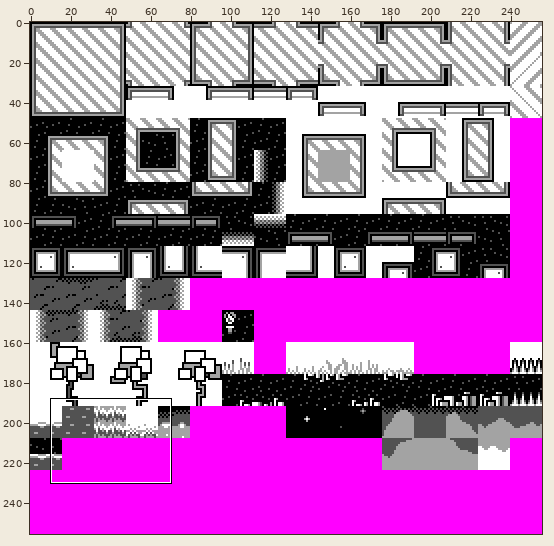
Two versions of one sprite sheet, data/blocks.def.png. Above: a wide view before the commit, with the close-up outlined.
Close-up. Old version:
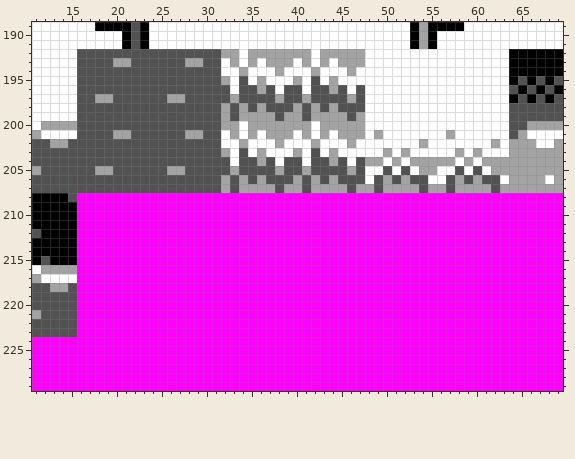
The file is 256x256 pixels. Shown: x 11..69, y 189..229.
And afterwards:
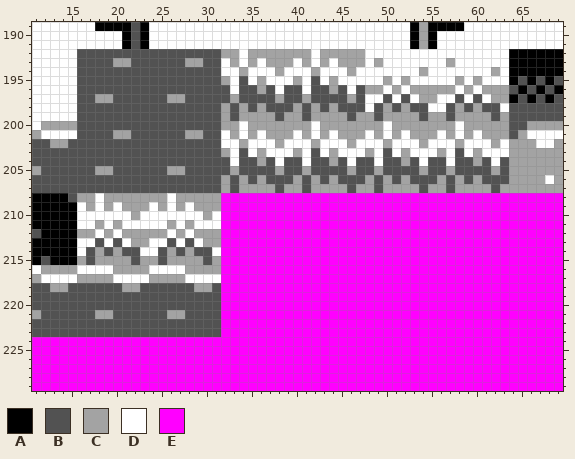
Palette (. is transparent): A #000000  B #525252  C #a3a3a3  D #ffffff  E #ff00ff
Difference:
@@ x 11..69 @@
 192 DDDDDBBBBBBBBBBBBBBBBCCDCCCCCCCDCCCCCDDDDDDDDDDDDDDDDAAAAAA
-193 DDDDDBBBBCCBBBBBBCCBBDCDCDCCCDCDCDCCCDDDDDDDDDDDDDDDDAAAAAA
-194 DDDDDBBBBBBBBBBBBBBBBDDCDDDCDDDCDDDCDDDDDDDDDDDDDDDDDAAAAAA
-195 DDDDDBBBBBBBBBBBBBBBBCDBDCDDDCDBDCDDDDDDDDDDDDDDDDDDDABABAB
-196 DDDDDBBBBBBBBBBBBBBBBBDBBCBDBBDBBCBDBDDDDDDDDDDDDDDDDBABABA
-197 DDDDDBBCCBBBBBBCCBBBBBCBBBBCBBCBBBBCBDDDDDDDDDDDDDDDDABABAB
-198 DDDDDBBBBBBBBBBBBBBBBCBCBCBBBCBCBCBBBDDDDDDDDDDDDDDDDBBBBBB
-199 DDDDDBBBBBBBBBBBBBBBBCBCCCCBCCBCCCCBCDDDDDDDDDDDDDDDDBBBBBB
-200 DCCCCBBBBBBBBBBBBBBBBCCDCCCCCCCDCCCCCDDDDDDDDDDDDDDDDBBCCCC
-201 CDDDDBBBBCCBBBBBBCCBBDCDCDCCCDCDCDCCCDCDDDDDDDCDDDDDDBCDDDD
-202 BBCCBBBBBBBBBBBBBBBBBDDCDDDCDDDCDDDCDDDDDDDCDDDDDDDCDCCCDDC
-203 BBBBBBBBBBBBBBBBBBBBBCDBDCDDDCDBDCDDDDDCDCDDDDDCDCDDDCCCCCC
-204 BBBBBBBBBBBBBBBBBBBBBBDBBCBDBBDBBCBDBCCDCDCCCCCDCDCCCCCCCCC
-205 CBBBBBBCCBBBBBBCCBBBBBCBBBBCBBCBBBBCBDDBDBDCCDDBDBDCCCCCCCC
-206 BBBBBBBBBBBBBBBBBBBBBCBCBCBBBCBCBCBBBDBCBCBBDDBCBCBBDCCCCDC
+193 DDDDDBBBBCCBBBBBBCCBBDCDCDCCCDCDCDCCCDCDDDDDDDCDDDDDDAAAAAA
+194 DDDDDBBBBBBBBBBBBBBBBDDCDDDCDDDCDDDCDDDDDDDCDDDDDDDCDAAAAAA
+195 DDDDDBBBBBBBBBBBBBBBBCDBDCDDDCDBDCDDDDDCDCDDDDDCDCDDDABABAB
+196 DDDDDBBBBBBBBBBBBBBBBBDBBCBDBBDBBCBDBCCDCDCCCCCDCDCCCBABABA
+197 DDDDDBBCCBBBBBBCCBBBBBCBBBBCBBCBBBBCBDDBDBDCCDDBDBDCCABABAB
+198 DDDDDBBBBBBBBBBBBBBBBCBCBCBBBCBCBCBBBDBCBCBBDDBCBCBBDBBBBBB
+199 DDDDDBBBBBBBBBBBBBBBBCBCCCCBCCBCCCCBCCBCCCCBCCBCCCCBCBBBBBB
+200 DCCCCBBBBBBBBBBBBBBBBCCDCCCCCCCDCCCCCCCDCCCCCCCDCCCCCBBCCCC
+201 CDDDDBBBBCCBBBBBBCCBBDCDCDCCCDCDCDCCCDCDCDCCCDCDCDCCCBCDDDD
+202 BBCCBBBBBBBBBBBBBBBBBDDCDDDCDDDCDDDCDDDCDDDCDDDCDDDCDCCCDDC
+203 BBBBBBBBBBBBBBBBBBBBBCDBDCDDDCDBDCDDDCDBDCDDDCDBDCDDDCCCCCC
+204 BBBBBBBBBBBBBBBBBBBBBBDBBCBDBBDBBCBDBBDBBCBDBBDBBCBDBCCCCCC
+205 CBBBBBBCCBBBBBBCCBBBBBCBBBBCBBCBBBBCBBCBBBBCBBCBBBBCBCCCCCC
+206 BBBBBBBBBBBBBBBBBBBBBCBCBCBBBCBCBCBBBCBCBCBBBCBCBCBBBCCCCDC
 207 BBBBBBBBBBBBBBBBBBBBBCBCCCCBCCBCCCCBCCBCCCCBCCBCCCCBCCCCCCC
-208 AAAABEEEEEEEEEEEEEEEEEEEEEEEEEEEEEEEEEEEEEEEEEEEEEEEEEEEEEE
-209 AAAAAEEEEEEEEEEEEEEEEEEEEEEEEEEEEEEEEEEEEEEEEEEEEEEEEEEEEEE
-210 AAAAAEEEEEEEEEEEEEEEEEEEEEEEEEEEEEEEEEEEEEEEEEEEEEEEEEEEEEE
-211 AAAAAEEEEEEEEEEEEEEEEEEEEEEEEEEEEEEEEEEEEEEEEEEEEEEEEEEEEEE
-212 BAAAAEEEEEEEEEEEEEEEEEEEEEEEEEEEEEEEEEEEEEEEEEEEEEEEEEEEEEE
-213 AAAAAEEEEEEEEEEEEEEEEEEEEEEEEEEEEEEEEEEEEEEEEEEEEEEEEEEEEEE
-214 AAAAAEEEEEEEEEEEEEEEEEEEEEEEEEEEEEEEEEEEEEEEEEEEEEEEEEEEEEE
-215 ABAAAEEEEEEEEEEEEEEEEEEEEEEEEEEEEEEEEEEEEEEEEEEEEEEEEEEEEEE
-216 DCCCCEEEEEEEEEEEEEEEEEEEEEEEEEEEEEEEEEEEEEEEEEEEEEEEEEEEEEE
-217 CDDDDEEEEEEEEEEEEEEEEEEEEEEEEEEEEEEEEEEEEEEEEEEEEEEEEEEEEEE
-218 BBCCBEEEEEEEEEEEEEEEEEEEEEEEEEEEEEEEEEEEEEEEEEEEEEEEEEEEEEE
-219 BBBBBEEEEEEEEEEEEEEEEEEEEEEEEEEEEEEEEEEEEEEEEEEEEEEEEEEEEEE
-220 BBBBBEEEEEEEEEEEEEEEEEEEEEEEEEEEEEEEEEEEEEEEEEEEEEEEEEEEEEE
-221 CBBBBEEEEEEEEEEEEEEEEEEEEEEEEEEEEEEEEEEEEEEEEEEEEEEEEEEEEEE
-222 BBBBBEEEEEEEEEEEEEEEEEEEEEEEEEEEEEEEEEEEEEEEEEEEEEEEEEEEEEE
-223 BBBBBEEEEEEEEEEEEEEEEEEEEEEEEEEEEEEEEEEEEEEEEEEEEEEEEEEEEEE
+208 AAAABCCDCCCCCCCDCCCCCEEEEEEEEEEEEEEEEEEEEEEEEEEEEEEEEEEEEEE
+209 AAAAADCDCDCCCDCDCDCCCEEEEEEEEEEEEEEEEEEEEEEEEEEEEEEEEEEEEEE
+210 AAAAADDDDDDCDDDDDDDCDEEEEEEEEEEEEEEEEEEEEEEEEEEEEEEEEEEEEEE
+211 AAAAADDCDCDDDDDCDCDDDEEEEEEEEEEEEEEEEEEEEEEEEEEEEEEEEEEEEEE
+212 BAAAACCDCDCCCCCDCDCCCEEEEEEEEEEEEEEEEEEEEEEEEEEEEEEEEEEEEEE
+213 AAAAADDBDBDCCDDBDBDCCEEEEEEEEEEEEEEEEEEEEEEEEEEEEEEEEEEEEEE
+214 AAAAADBCBCBBDDBCBCBBDEEEEEEEEEEEEEEEEEEEEEEEEEEEEEEEEEEEEEE
+215 ABAAACBCCCCBCCBCCCCBCEEEEEEEEEEEEEEEEEEEEEEEEEEEEEEEEEEEEEE
+216 DCCCCDDDDCCCCDDDDCCCCEEEEEEEEEEEEEEEEEEEEEEEEEEEEEEEEEEEEEE
+217 CDDDDCCCCDDDDCCCCDDDDEEEEEEEEEEEEEEEEEEEEEEEEEEEEEEEEEEEEEE
+218 BBCCBBBBBBCCBBBBBBCCBEEEEEEEEEEEEEEEEEEEEEEEEEEEEEEEEEEEEEE
+219 BBBBBBBBBBBBBBBBBBBBBEEEEEEEEEEEEEEEEEEEEEEEEEEEEEEEEEEEEEE
+220 BBBBBBBBBBBBBBBBBBBBBEEEEEEEEEEEEEEEEEEEEEEEEEEEEEEEEEEEEEE
+221 CBBBBBBCCBBBBBBCCBBBBEEEEEEEEEEEEEEEEEEEEEEEEEEEEEEEEEEEEEE
+222 BBBBBBBBBBBBBBBBBBBBBEEEEEEEEEEEEEEEEEEEEEEEEEEEEEEEEEEEEEE
+223 BBBBBBBBBBBBBBBBBBBBBEEEEEEEEEEEEEEEEEEEEEEEEEEEEEEEEEEEEEE
 224 EEEEEEEEEEEEEEEEEEEEEEEEEEEEEEEEEEEEEEEEEEEEEEEEEEEEEEEEEEE
Changed places in both close-ups, as pixel boxes (x1, y1, x2, y2):
changed: (365, 58, 509, 184)
changed: (77, 193, 221, 337)
